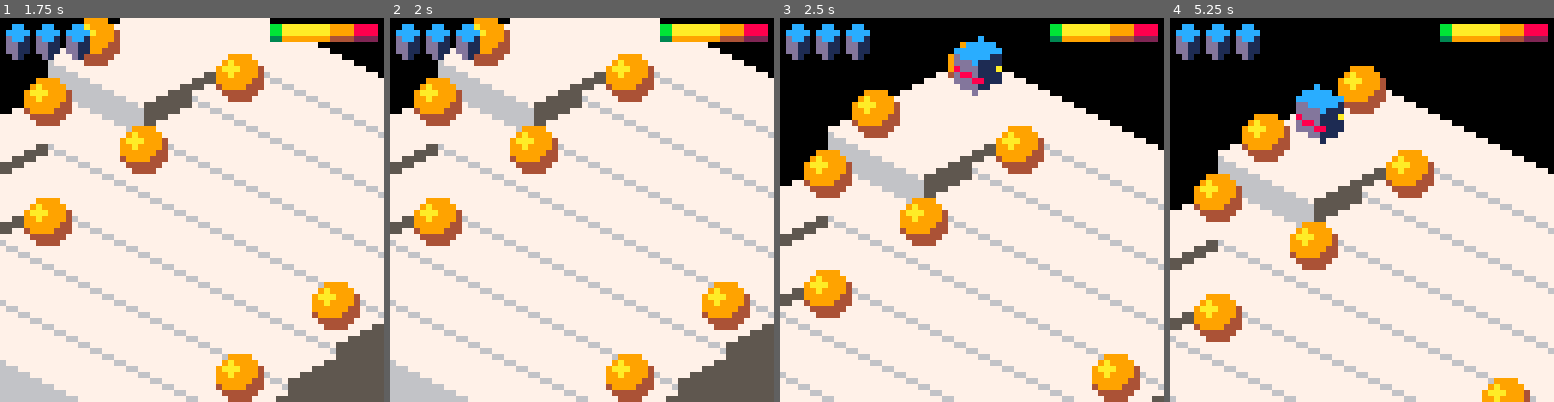
Above: before the commit, frames 1-4 (left to right).
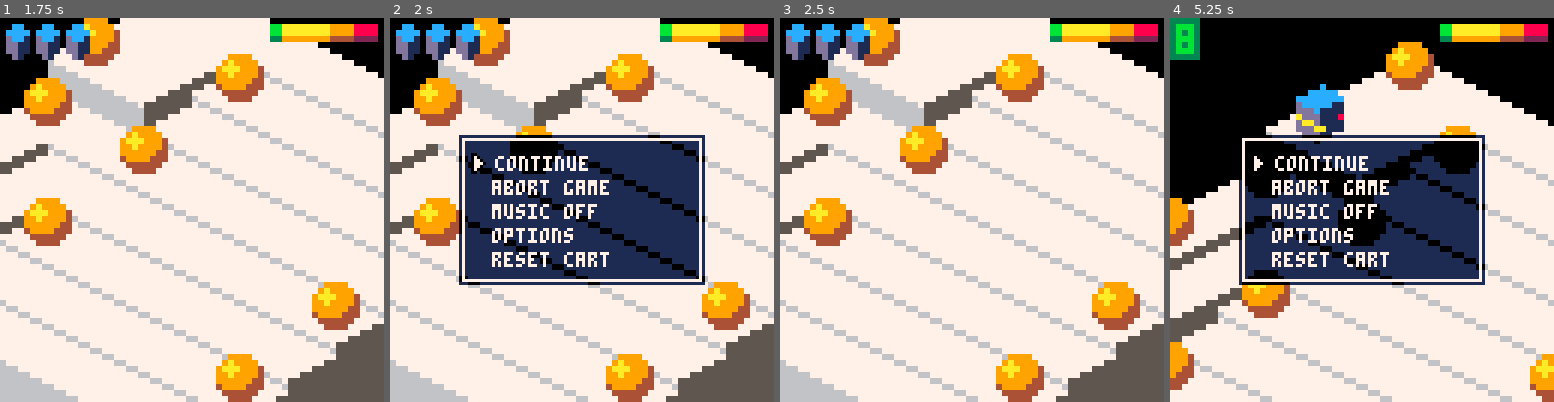
Above: after the commit, the same moments.

Repository: erwinbonsma/BumbleBotsPico8
Game: PICO-8 cartridge bumblebots-lowrez.p8
Two runs of this game, one before a commit and one after it. Both use one fixed random seed, a clock stepped at 60 frames per second and the inputs below.
Inputs:
- Up to frame 1 (1.75 s): tap X (X key) at 0.33, 1.07 s; tap O (Z key) at 0.7, 1.7 s; hold Right from 1.6 s (still down)
- Up to frame 2 (2 s): keep holding Right; tap X (X key) at 1.85 s
- Up to frame 3 (2.5 s): release Right at 2.1 s; tap O (Z key) at 2.1 s; hold Up 2.15-2.42 s; hold Right from 2.47 s (still down)
- Up to frame 4 (5.25 s): tap O (Z key) every 0.4 s from 2.5 to 4.9 s; tap X (X key) at 2.97, 4.08, 5.2 s; release Right at 3.03 s; hold Left 3.08-3.58 s; hold Down 3.63-3.97 s; hold Right 4.02-4.68 s; hold Up 4.73-5.03 s; hold Left from 5.08 s (still down)

Frame 1 is identical in both runs. In frame 2, 22% of the frame differs, in the area x 17-83%, y 30-70%; in frame 3, 47%, in the area x 0-100%, y 0-100%; in frame 4, 45%.

Commit message:
Let X-button also pop-up pause menu
This is helpful on touch devices.

Diff:
--- a/bumblebots-lowrez.p8
+++ b/bumblebots-lowrez.p8
@@ -2631,6 +2631,9 @@
   death_cause=nil
 
   lvl:update()
+  if btnp(5) then
+   extcmd("pause")
+  end
 
   if not anim then
    if death_cause then
